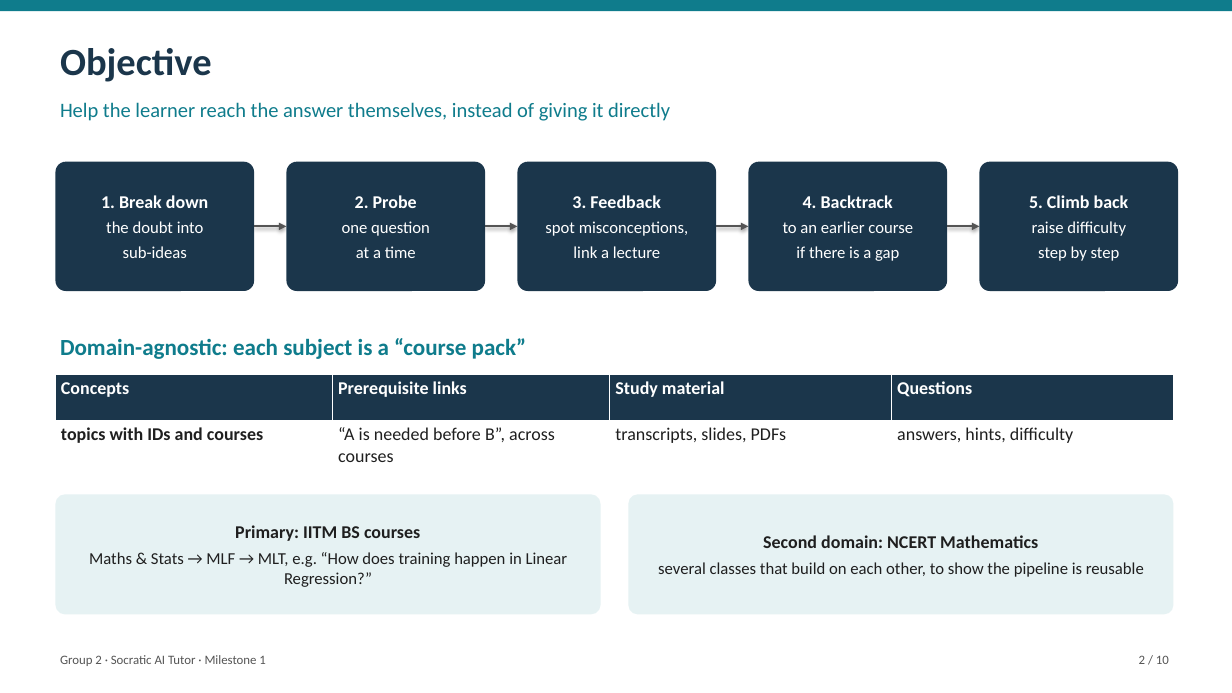
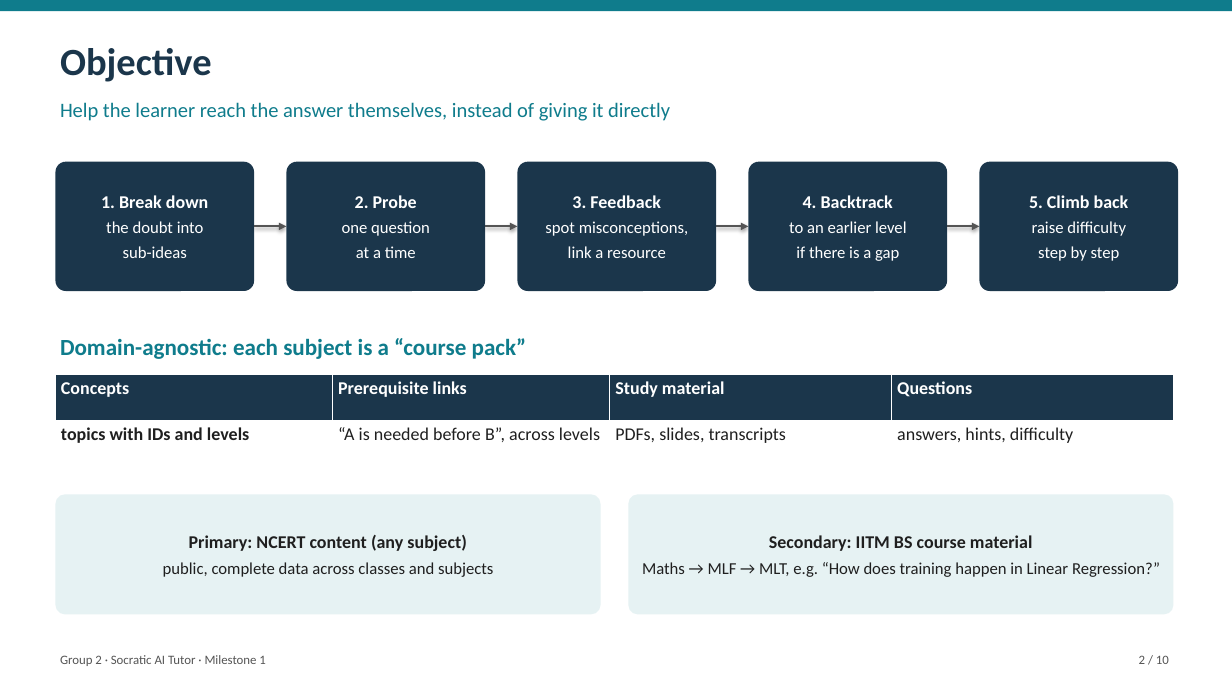
Before and after one commit to Hariomkr147/Group-2-DS-and-AI-Lab-Project, a slide deck: slide 2 of docs/milestone-1/Milestone1_Presentation.pptx. Drawn at 1232x693 pixels with LibreOffice and Linux fonts; fonts in the diff are those of the drawing. Boxes give left, top, right and bottom in pixels: in the first picture for what was removed or moved away, otherwise in the second. Text is boxed around its words. In the diff, an @@ line names an element or a change of style, - is before the commit and + after.

```diff
--- a/docs/milestone-1/Milestone1_Presentation.pptx
+++ b/docs/milestone-1/Milestone1_Presentation.pptx
@@ text at (545,221,688,258): text changed @@
-spot misconceptions,
-link a lecture
+spot misconceptions,
+link a resource
@@ text at (789,221,906,261): text changed @@
-to an earlier course
-if there is a gap
+to an earlier level
+if there is a gap
@@ table at (55,374,1174,467) @@
-row 2: topics with IDs and courses | “A is needed before B”, across courses | transcripts, slides, PDFs | answers, hints, difficulty
+row 2: topics with IDs and levels | “A is needed before B”, across levels | PDFs, slides, transcripts | answers, hints, difficulty
@@ text at (163,535,493,577): text changed @@
-Primary: IITM BS courses
-Maths & Stats → MLF → MLT, e.g. “How does training happen in Linear Regression?”
+Primary: NCERT content (any subject)
+public, complete data across classes and subjects
@@ text at (642,535,1160,577): text changed @@
-Second domain: NCERT Mathematics
-several classes that build on each other, to show the pipeline is reusable
+Secondary: IITM BS course material
+Maths → MLF → MLT, e.g. “How does training happen in Linear Regression?”
```
Also in this commit, not shown: 8 other slides changed, 6 other files.
